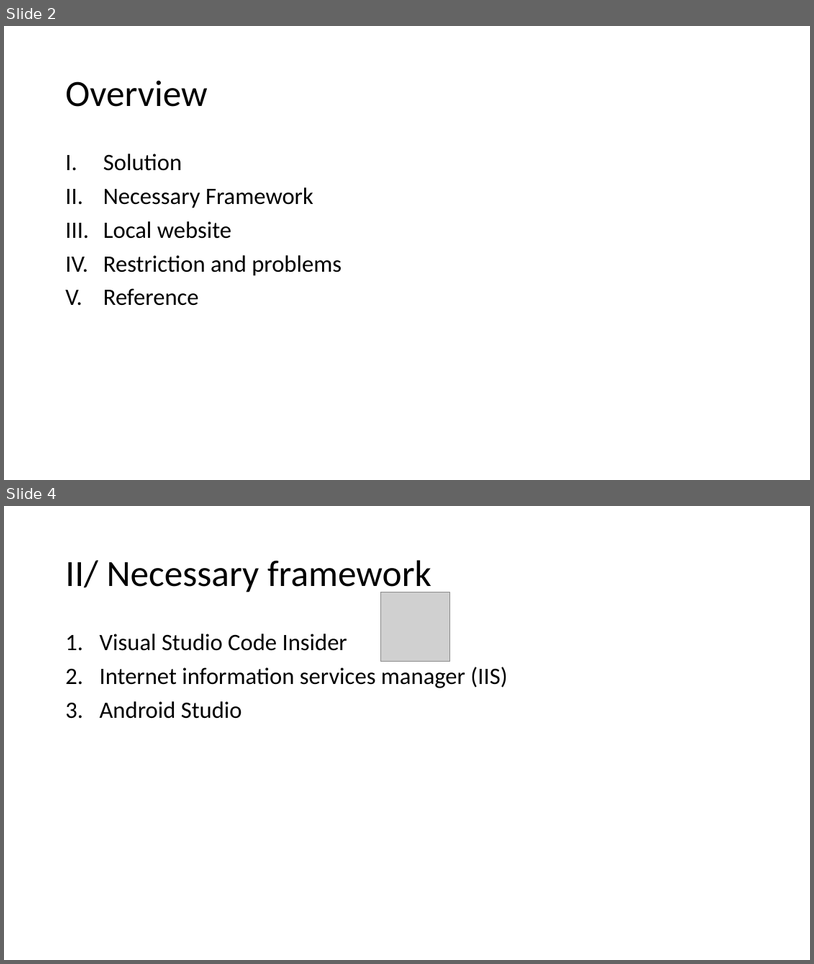
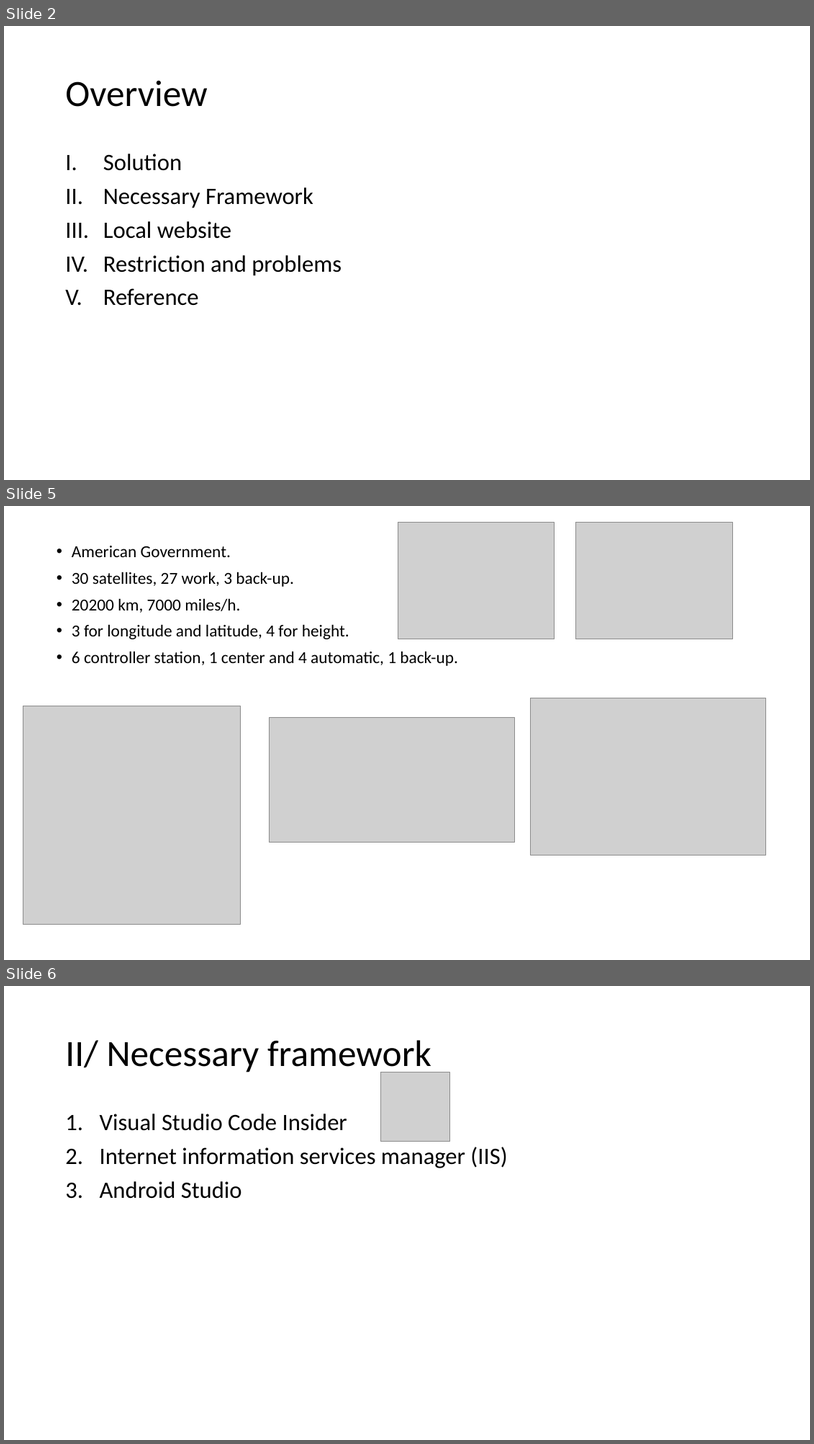
Before and after one commit to GiangHLe/GPS, a slide deck: GPS DETECTER PROJECT.pptx. Shown one above the other, each under a label of ours: slides 2 and 4 before the commit, slides 2, 5 and 6 after it; the slides between them are not shown. The pictures are 814x964 and 814x1444 pixels, drawn with LibreOffice and Linux fonts; fonts in the diff are those of the drawing; grey boxes stand for pictures. Boxes give left, top, right and bottom in pixels: in the first picture for what was removed or moved away, otherwise in the second. Text is boxed around its words. In the diff, an @@ line names an element or a change of style, - is before the commit and + after.

```diff
--- a/GPS DETECTER PROJECT.pptx
+++ b/GPS DETECTER PROJECT.pptx
@@ slide 5 added at (4,506,810,960), background #FFFFFF @@
@@ picture added at (399,523,555,639) @@
@@ picture added at (576,523,733,639) @@
@@ text added at (72,546,458,666), 20 pt, text #000000 @@
+• American Government.
+• 30 satellites, 27 work, 3 back-up.
+• 20200 km, 7000 miles/h.
+• 3 for longitude and latitude, 4 for height.
+• 6 controller station, 1 center and 4 automatic, 1 back-up.
@@ picture added at (531,698,766,855) @@
@@ picture added at (23,705,241,924) @@
@@ picture added at (269,717,515,842) @@
@@ what was slide 4 is now slide 6 @@
```
Also in this commit, not shown: 1 slide changed, 1 other slide added, 1 other file.
